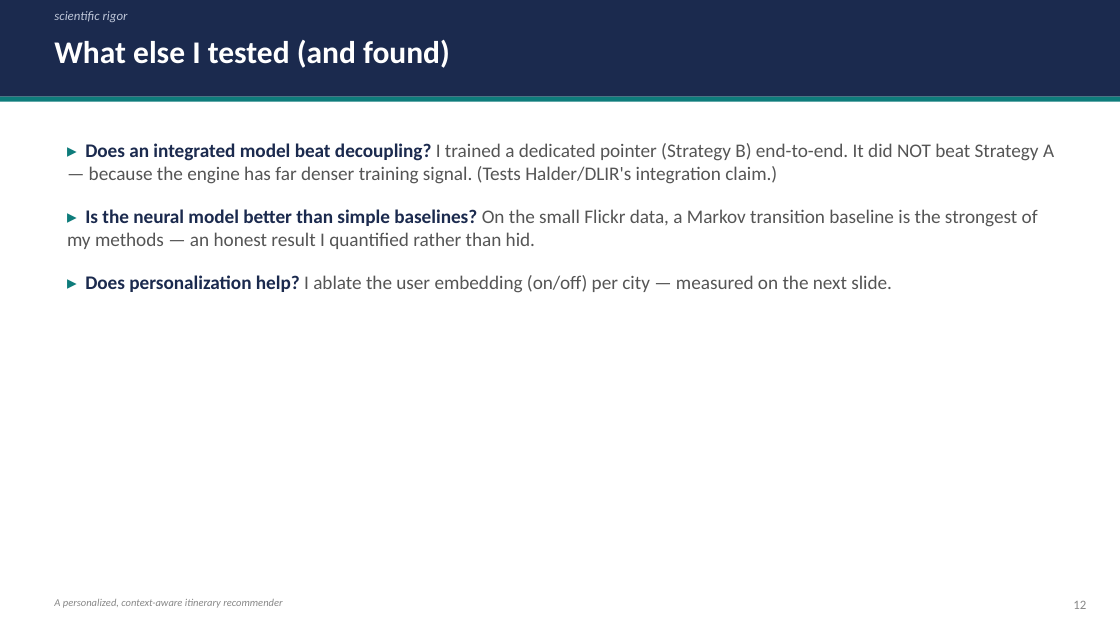
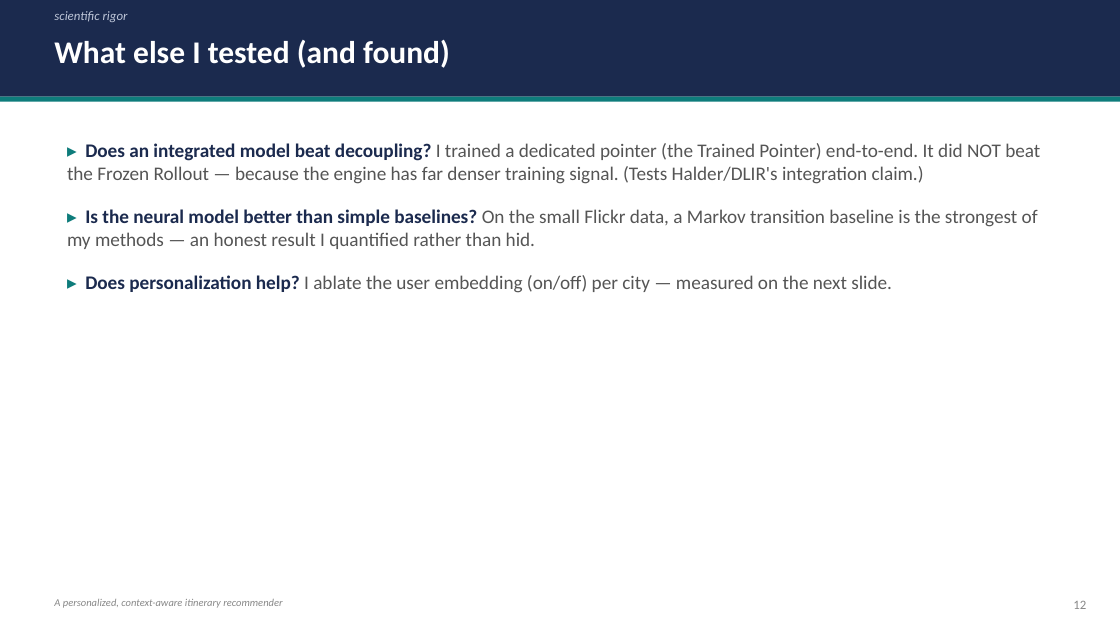
Before and after one commit to 6ym6n/PFE_IMPLEMTATION, a slide deck: slide 12 of presentation/strategy_d/model_slides.pptx. Drawn at 1120x630 pixels with LibreOffice and Linux fonts; fonts in the diff are those of the drawing. Boxes give left, top, right and bottom in pixels: in the first picture for what was removed or moved away, otherwise in the second. Text is boxed around its words. In the diff, an @@ line names an element or a change of style, - is before the commit and + after.

```diff
--- a/presentation/strategy_d/model_slides.pptx
+++ b/presentation/strategy_d/model_slides.pptx
@@ text at bbox=[67, 143, 1040, 184]: text changed @@
-▸ Does an integrated model beat decoupling? I trained a dedicated pointer (Strategy B) end-to-end. It did NOT beat Strategy A — because the engine has far denser training signal. (Tests Halder/DLIR's integration claim.)
+▸ Does an integrated model beat decoupling? I trained a dedicated pointer (the Trained Pointer) end-to-end. It did NOT beat the Frozen Rollout — because the engine has far denser training signal. (Tests Halder/DLIR's integration claim.)
```
Also in this commit, not shown: 7 other slides changed, 3 other files.
